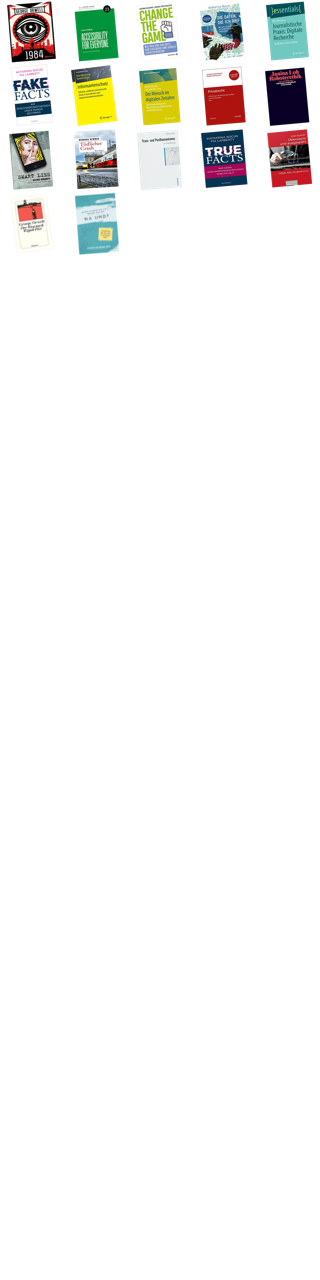
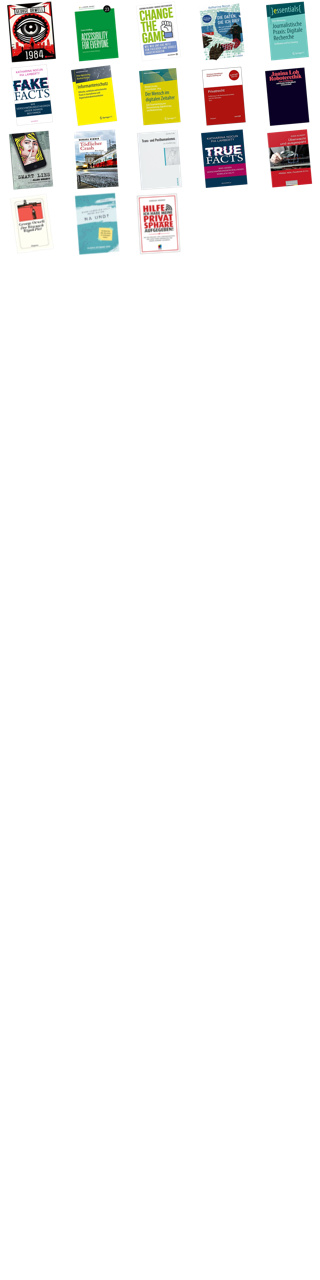
Layer changes from the first 320 x 1280 image to the second:
added layer "hilfeichhabemeine.jpg" above "wiganpier.jpg" over (136, 193, 181, 255)
